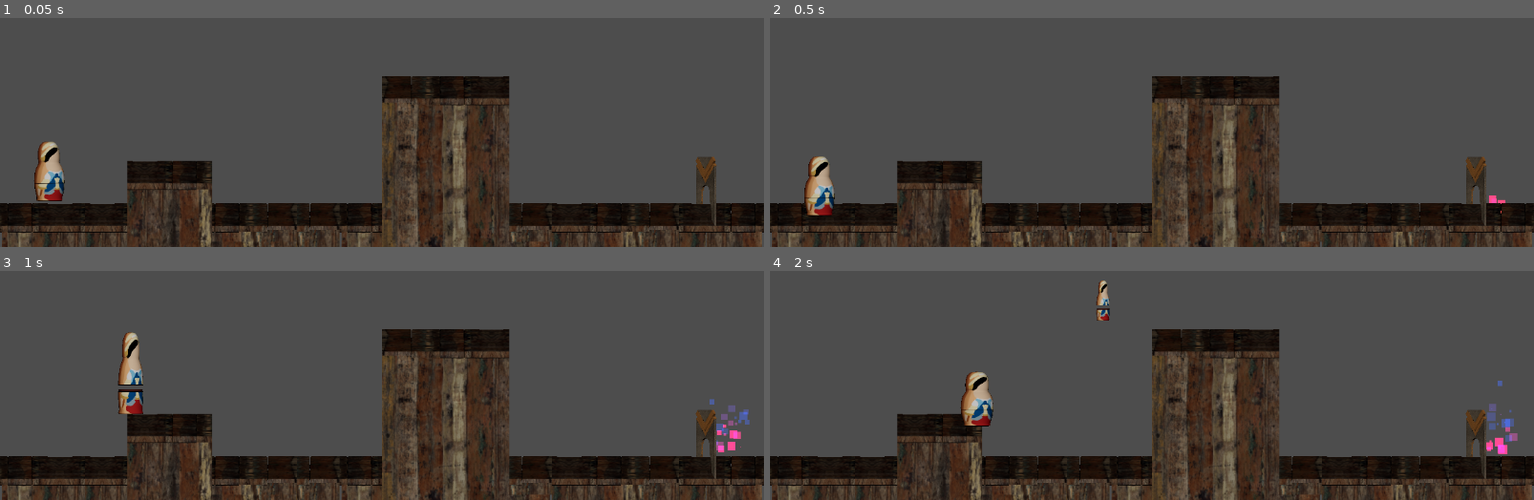
Above: before the commit, frames 1-4 (two rows, left to right).
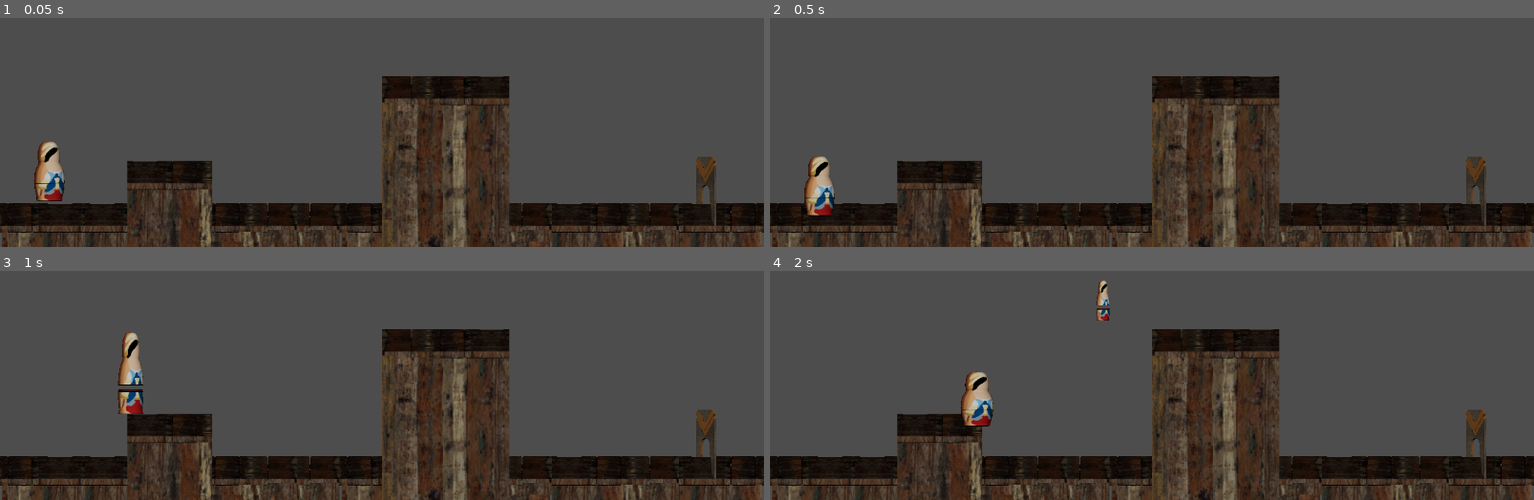
Above: after the commit, the same moments.

Repository: SethHDavis99/GMTK2024
Game: Godot game, scene res://levels/Level1.tscn
Two runs of this game, one before a commit and one after it. Both use one fixed random seed, a clock stepped at 60 frames per second and the inputs below.
Inputs (mouse positions are in pixels of both pictures, inside the frame that each line leads up to):
- Up to frame 1 (0.05 s): no input
- Up to frame 2 (0.5 s): no input
- Up to frame 3 (1 s): tap Enter at 0.5 s; move the mouse to (53, 440) at 0.52 s; press the mouse at (53, 440) at 0.53 s; hold D (move_right) from 0.53 s (still down); tap W (jump) at 0.77 s
- Up to frame 4 (2 s): keep holding D (move_right); move the mouse to (999, 307) at 1.27 s; release the mouse at (999, 307) at 1.28 s; tap Space (pop) at 1.35 s; tap W (jump) at 1.52 s

Frame 1 is identical in both runs. In frame 2, less than 0.1% of the frame differs, in the area x 94-97%, y 77-86%; in frame 3, 0.4%, in the area x 92-99%, y 55-80%; in frame 4, 0.4%.

Commit message:
Confetti Implementation

Diff:
--- a/objects/exit_door.tscn
+++ b/objects/exit_door.tscn
@@ -74,8 +74,10 @@
 [node name="GPUParticles2D" type="GPUParticles2D" parent="FinishLevel"]
 material = SubResource("CanvasItemMaterial_krqt2")
 position = Vector2(100, 0)
+emitting = false
 amount = 25
 process_material = SubResource("ParticleProcessMaterial_ytaoo")
+one_shot = true
 explosiveness = 0.59
 randomness = 0.75
 
--- a/scripts/exit_door.gd
+++ b/scripts/exit_door.gd
@@ -13,6 +13,7 @@
 
 func _on_body_entered(body: Node2D) -> void:
 	if body is Player and body.size == required_size:
+		$Particles2D.emitting = true
 		if next_level:
 			Global.play_sound(preload("res://audio/GMTK2024_DollGoalReach_02.ogg"),global_position)
 			var tween = get_tree().create_tween()
